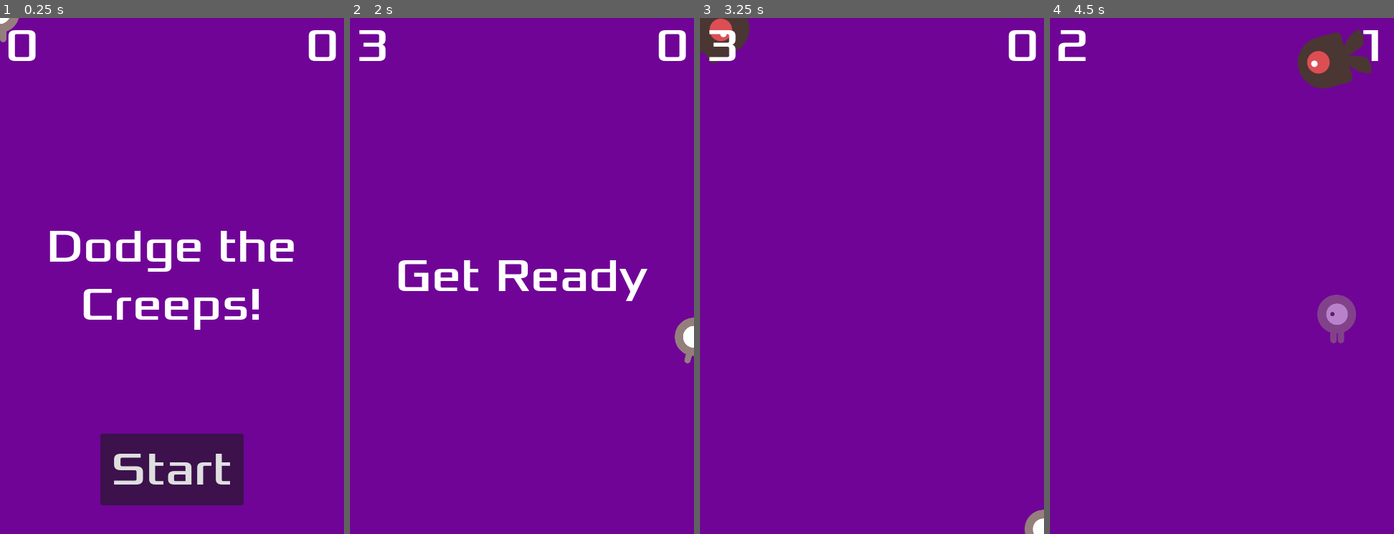
Above: before the commit, frames 1-4 (left to right).
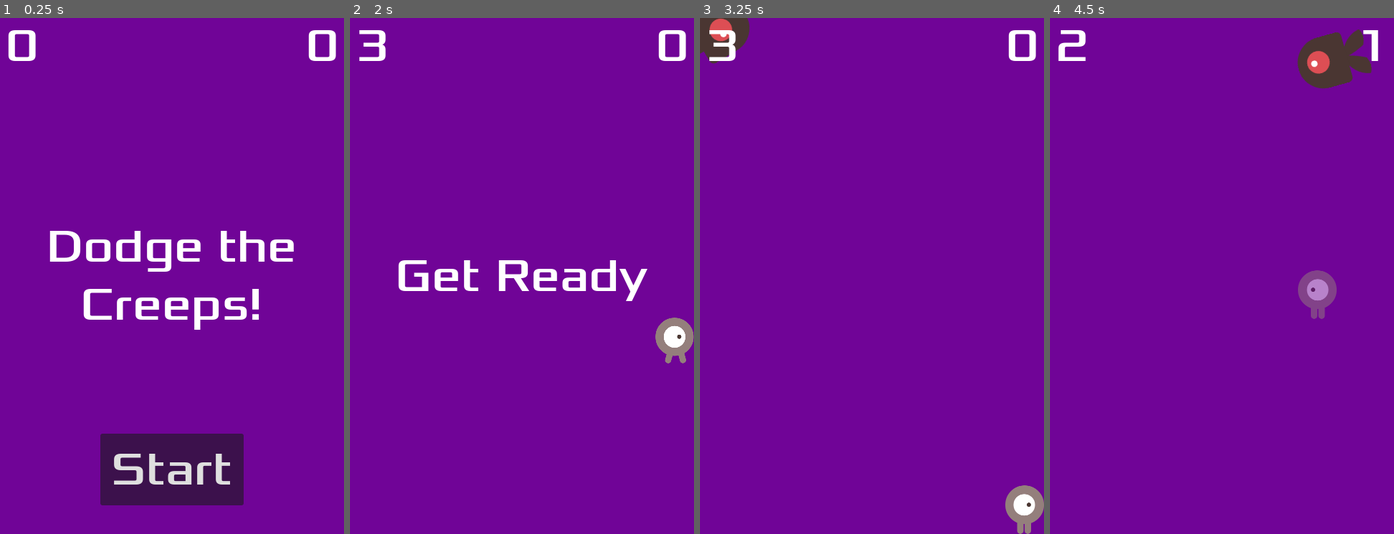
Above: after the commit, the same moments.

Repository: sdepouw/GodotSandbox
Game: Godot game, scene res://Main/main.tscn
Same seed, same stepped clock (60 frames per second), same inputs: the game is played once before the commit and once after it.
Inputs:
- Up to frame 1 (0.25 s): no input
- Up to frame 2 (2 s): click "Start" at 0.5 s; tap Enter at 1.25 s; hold Right (move_right) from 1.28 s (still down)
- Up to frame 3 (3.25 s): release Right (move_right) at 2.03 s; hold Down (move_down) 2.03-2.78 s; hold Right (move_right) from 2.78 s (still down)
- Up to frame 4 (4.5 s): release Right (move_right) at 3.53 s; hold Up (move_up) 3.53-4.28 s; hold Left (move_left) from 4.28 s (still down)

The runs differ from the first frame. In frame 1, 0.2% of the frame differs, in the area x 0-6%, y 0-5%; in frame 2, 0.7%; in frame 3, 0.8%; in frame 4, 1.3%, in the area x 72-89%, y 48-64%.

Commit message:
Improved clamping of Player movement

Diff:
--- a/Dodge the Creeps/Player/player.gd
+++ b/Dodge the Creeps/Player/player.gd
@@ -4,6 +4,7 @@
 var player_is_invincible: bool = false
 var current_health: int
 var screen_size: Vector2
+var player_size: Vector2
 
 signal hit(old_health: int, new_health: int)
 signal death
@@ -64,7 +65,7 @@
     $AnimatedSprite2D.stop()
 
   position += velocity * delta
-  position = position.clamp(Vector2.ZERO, screen_size)
+  position = position.clamp(Vector2.ZERO + player_size, screen_size - player_size)
 
   if velocity.x != 0:
     $AnimatedSprite2D.animation = "walk"
@@ -80,8 +81,9 @@
 
 func _ready() -> void:
   screen_size = get_viewport_rect().size
+  player_size = $CollisionShape2D.shape.get_rect().size * $AnimatedSprite2D.scale
   $AnimationTimer.wait_time = iframe_time
-  #hide()
+  hide()
 
 func _on_animation_timer_timeout() -> void:
   player_is_invincible = false
